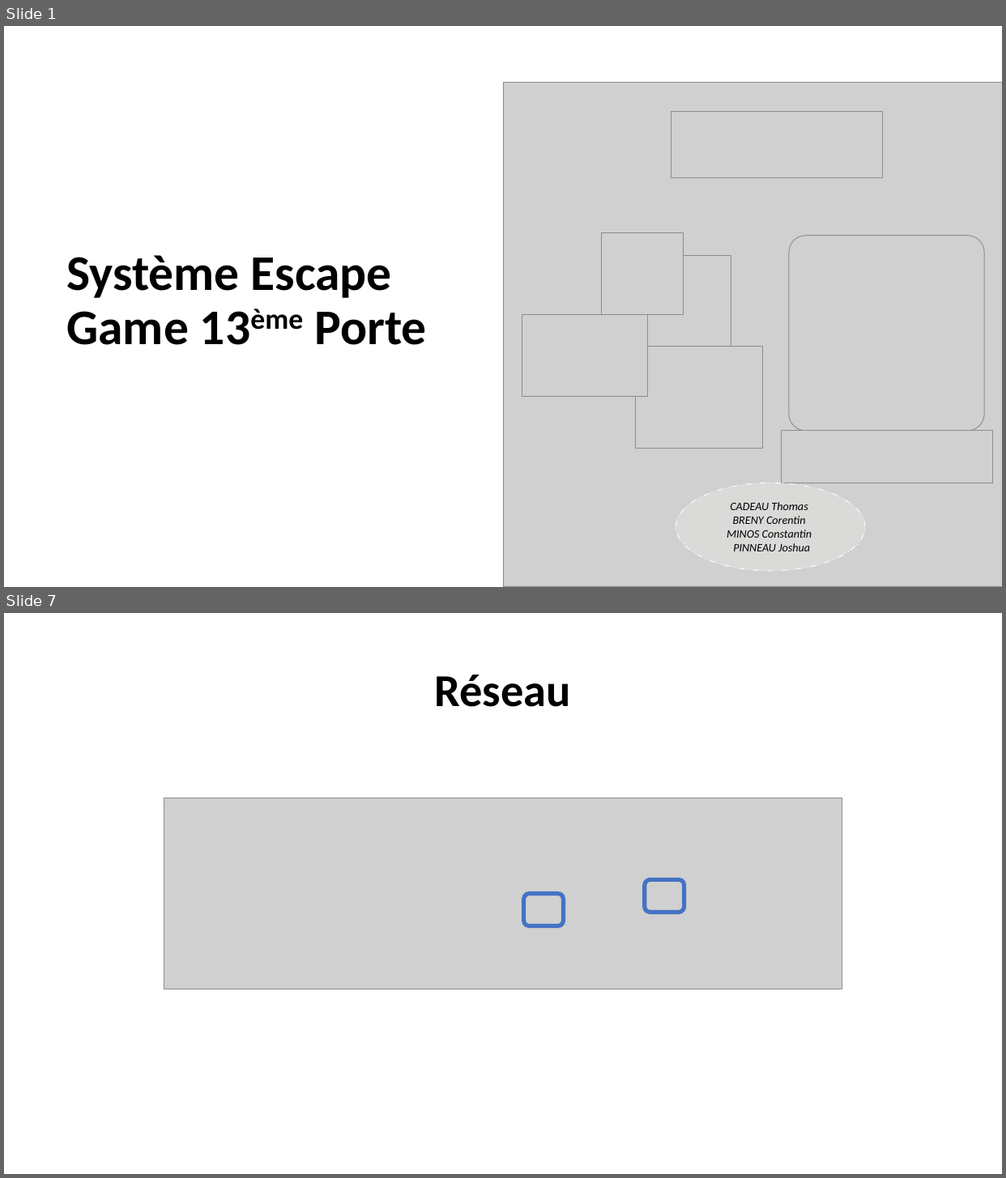
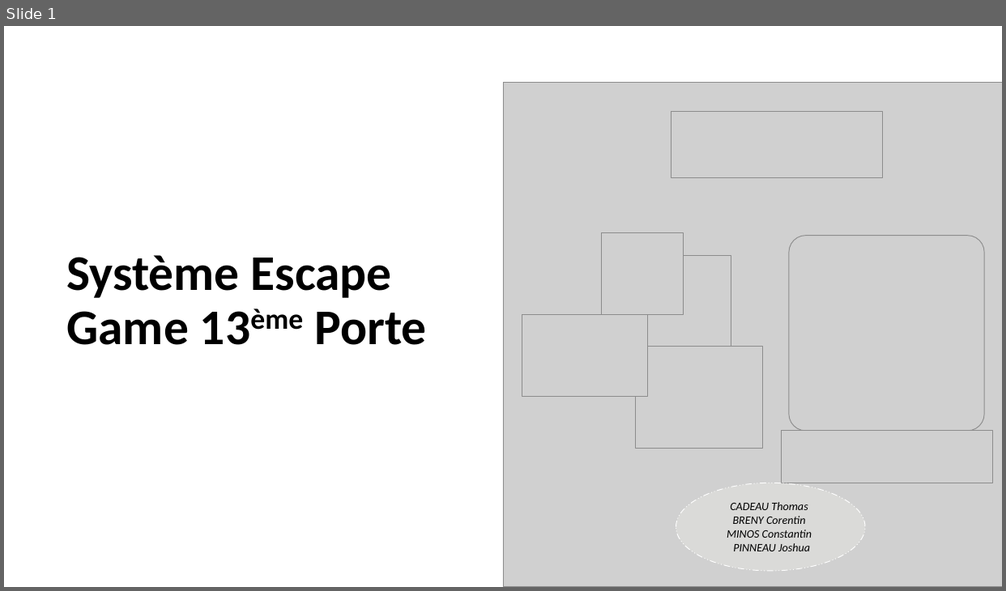
Before and after one commit to corentin-breny/Systeme_Escape_Game_13emePorte, a slide deck: Etudiants/Joshua/PremièreRevueDeProjet.pptx. Shown one above the other, each under a label of ours: slides 1 and 7 before the commit, slide 1 after it; the slides between them are not shown. The pictures are 1006x1178 and 1006x591 pixels, drawn with LibreOffice and Linux fonts; fonts in the diff are those of the drawing; grey boxes stand for pictures; background and template pictures are left out. Boxes give left, top, right and bottom in pixels: in the first picture for what was removed or moved away, otherwise in the second. Text is boxed around its words. In the diff, an @@ line names an element or a change of style, - is before the commit and + after.

```diff
--- a/Etudiants/Joshua/PremièreRevueDeProjet.pptx
+++ b/Etudiants/Joshua/PremièreRevueDeProjet.pptx
@@ slide 7 removed at (x1=4, y1=613, x2=1002, y2=1174), background picture (left out) @@
@@ title removed at (x1=435, y1=675, x2=571, y2=707) @@
-Réseau
@@ picture removed at (x1=164, y1=798, x2=842, y2=990) @@
@@ rounded rectangle removed at (x1=523, y1=894, x2=563, y2=926) @@
@@ rounded rectangle removed at (x1=645, y1=880, x2=684, y2=913) @@
```
Also in this commit, not shown: 2 slides changed, 7 slides added, 4 other slides removed.
